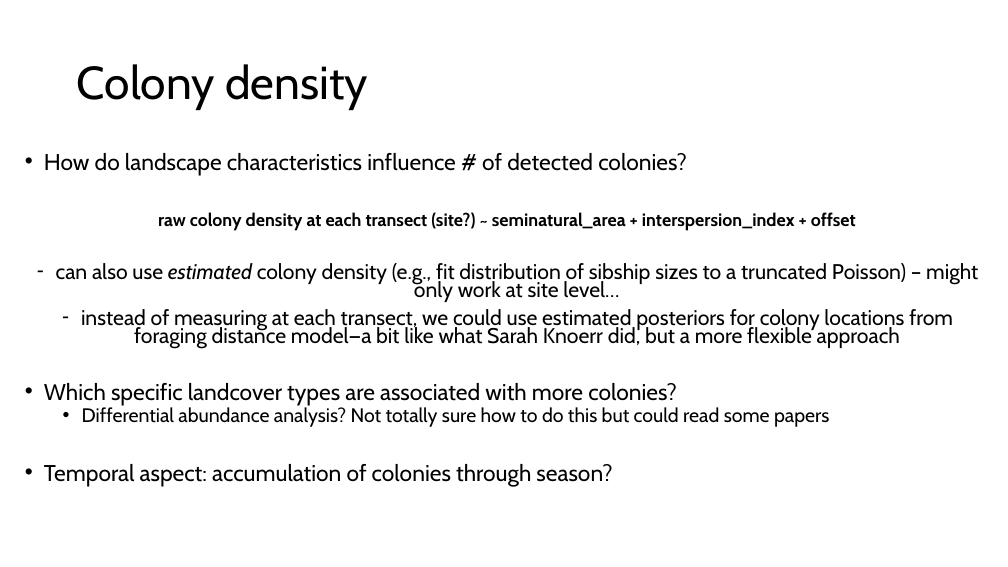
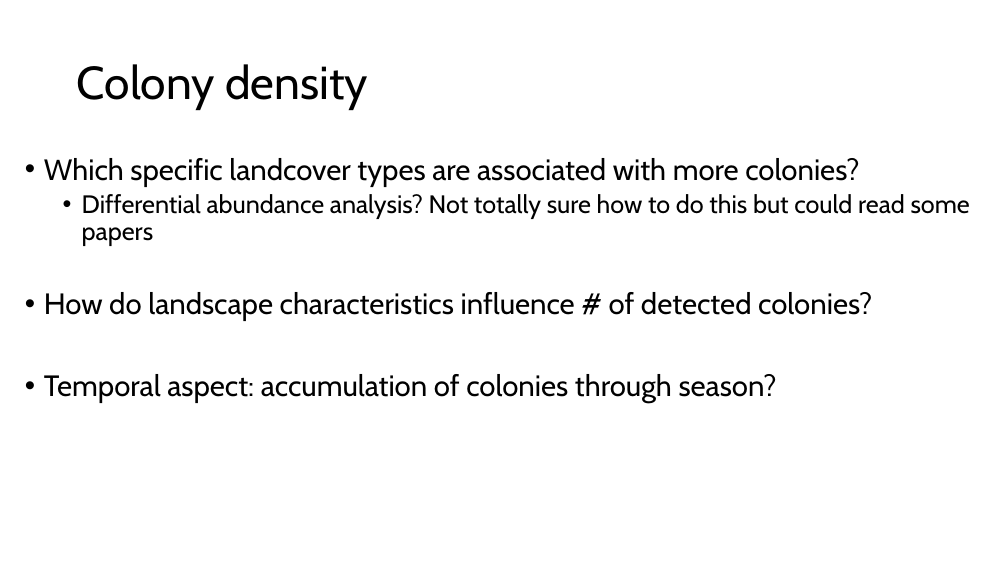
Before and after one commit to jmelanson98/fv_landscapeforaging, a slide deck: slide 6 of docs/storyboard.pptx. Drawn at 1008x567 pixels with LibreOffice and Linux fonts; fonts in the diff are those of the drawing. Boxes give left, top, right and bottom in pixels: in the first picture for what was removed or moved away, otherwise in the second. Text is boxed around its words. In the diff, an @@ line names an element or a change of style, - is before the commit and + after.

```diff
--- a/docs/storyboard.pptx
+++ b/docs/storyboard.pptx
@@ text at (44,153,978,349): paragraphs removed @@
-• How do landscape characteristics influence # of detected colonies?
-raw colony density at each transect (site?) ~ seminatural_area + interspersion_index + offset
-– can also use estimated colony density (e.g., fit distribution of sibship sizes to a truncated Poisson) – might only work at site level…
-– instead of measuring at each transect, we could use estimated posteriors for colony locations from foraging distance model—a bit like what Sarah Knoerr did, but a more flexible approach
@@ text at (44,158,970,403): size 21.7 to 28 pt in "Which specific landcover types are associated with ...", "Temporal aspect: accumulation of colonies through season?"; size 18.6 to 24 pt in "Differential abundance analysis? Not totally sure how ..."; line spacing 0.7 to 0.9 @@
@@ text at (44,292,872,321): paragraph added @@
+• How do landscape characteristics influence # of detected colonies?
```
Also in this commit, not shown: 1 other slide changed, 7 slides added, 9 other files.
